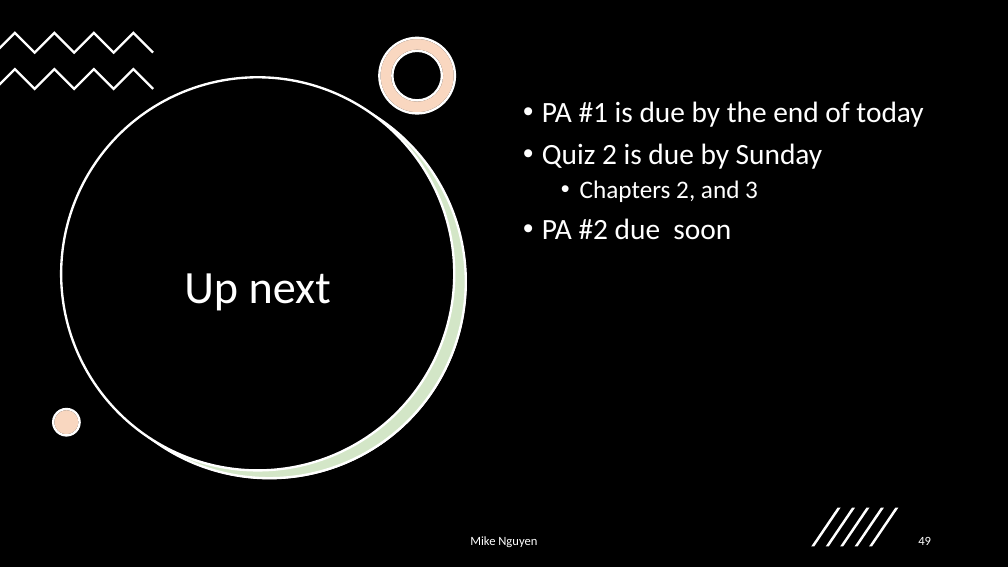
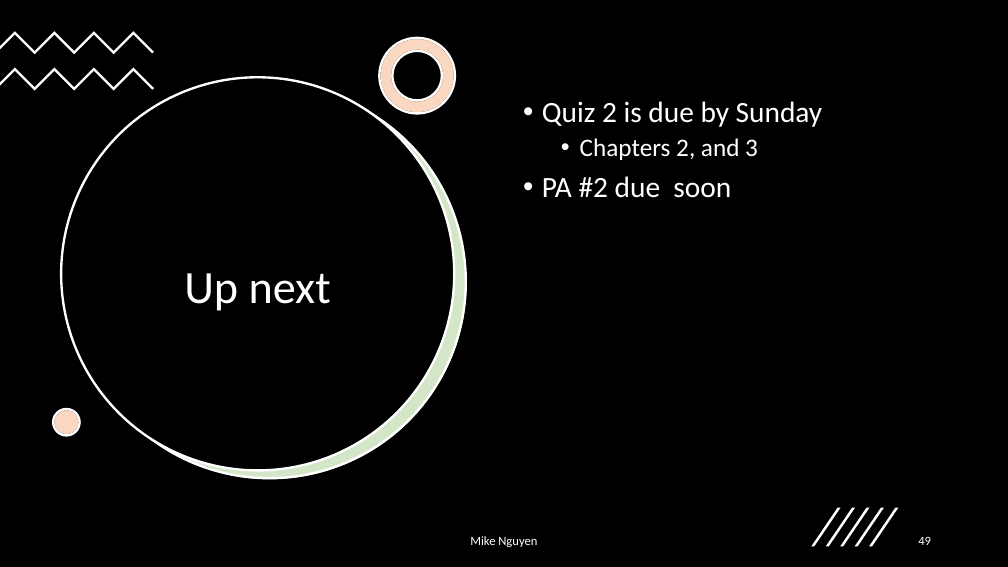
Before and after one commit to mikenguyen13/mar4050_S23_2, a slide deck: slide 49 of lectures/2/1_Marketing Research Process.pptx. Drawn at 1008x567 pixels with LibreOffice and Linux fonts; fonts in the diff are those of the drawing. Boxes give left, top, right and bottom in pixels: in the first picture for what was removed or moved away, otherwise in the second. Text is boxed around its words. In the diff, an @@ line names an element or a change of style, - is before the commit and + after.

```diff
--- a/lectures/2/1_Marketing Research Process.pptx
+++ b/lectures/2/1_Marketing Research Process.pptx
@@ text at (542, 101, 923, 127): paragraph removed @@
-• PA #1 is due by the end of today
```
Also in this commit, not shown: 3 other files.
